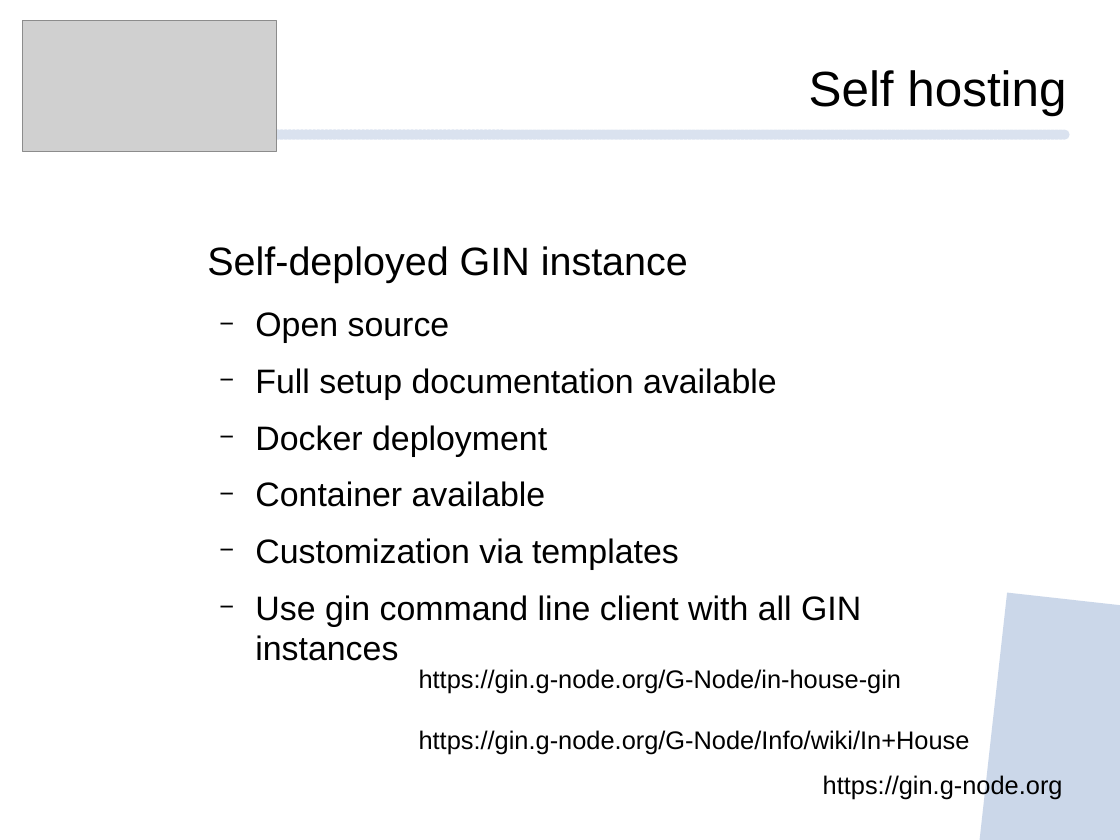
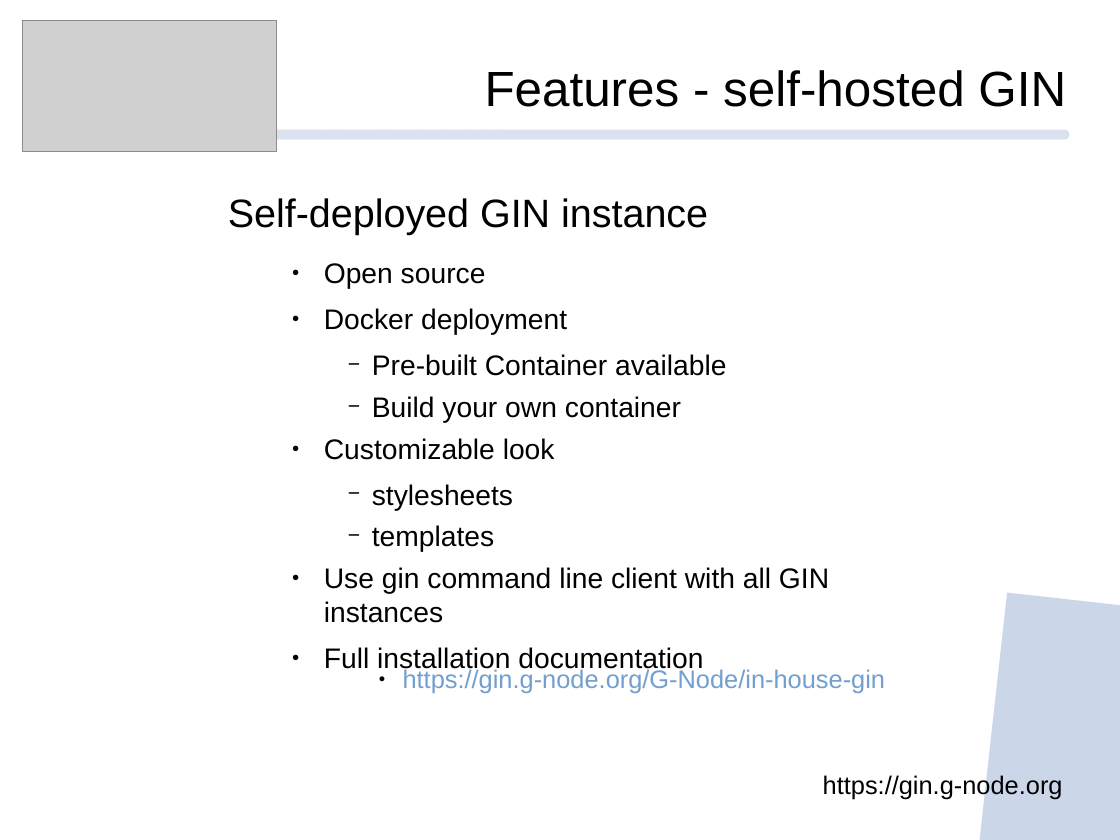
Before and after one commit to mpsonntag/prespost, a slide deck: slide 13 of 202209_INCF_online/202209_INCF_Online_GIN.odp. Drawn at 1120x840 pixels with LibreOffice and Linux fonts; fonts in the diff are those of the drawing; grey boxes stand for pictures; background and template pictures are left out. Boxes give left, top, right and bottom in pixels: in the first picture for what was removed or moved away, otherwise in the second. Text is boxed around its words. In the diff, an @@ line names an element or a change of style, - is before the commit and + after.

```diff
--- a/202209_INCF_online/202209_INCF_Online_GIN.odp
+++ b/202209_INCF_online/202209_INCF_Online_GIN.odp
@@ text at <box>485,70,1066,107</box>: text changed @@
-Self hosting
+Features - self-hosted GIN
@@ text "Self-deployed GIN instance": place and size @@
-text "Self-deployed GIN instance" at <box>207,246,861,661</box>
+text "Self-deployed GIN instance" at <box>228,198,829,674</box>
@@ text at <box>324,263,829,623</box>: size 24 to 20 pt in "Open source", "Docker deployment", "Use gin command line client with all ..."; bullet − to ●; list level 2 to 3 in "Open source"; list level 2 to 3 in "Docker deployment"; list level 2 to 3 in "Use gin command line client ..." @@
@@ text at <box>324,354,726,552</box>: text changed; size 24 to 20 pt @@
-  − Container available
-  − Customization via templates
+      − Pre-built Container available
+      − Build your own container
+    ● Customizable look
+      − stylesheets
+      − templates
@@ text at <box>255,368,777,400</box>: paragraph removed @@
-  − Full setup documentation available
@@ text at <box>324,647,703,674</box>: paragraph added @@
+    ● Full installation documentation
@@ text "https://gin.g-node.org/G-Node/in-house-gin": place and size @@
-text "https://gin.g-node.org/G-Node/in-house-gin" at <box>419,669,970,755</box>
+text "https://gin.g-node.org/G-Node/in-house-gin" at <box>403,668,886,693</box>
@@ text "https://gin.g-node.org/G-Node/in-house-gin" at <box>403,668,886,693</box>: text colour #000000 to #729FCF; bullet none to ● @@
@@ text at <box>419,730,970,755</box>: paragraph removed @@
-https://gin.g-node.org/G-Node/Info/wiki/In+House
```
Also in this commit, not shown: 7 other slides changed.
